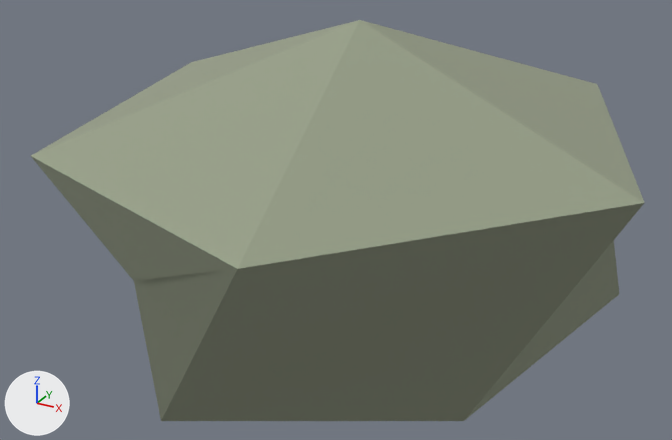
A saved change to the glTF model public/models/woody-kit/sand-sage-far.glb.
One viewpoint serves both versions: a 50 mm camera at (0.619, -1.211, 1.217) aimed at (-0.031, -0.029, 0.626). Lighting does not change. The marker at lower left points along +X, +Y and +Z. The first picture is the older version. Where no turn or scale is listed for an object, it has been applied to the vertices. Vertices at exactly the same position are counted once.

The first picture shows 'sand-sage-far / foliage'.
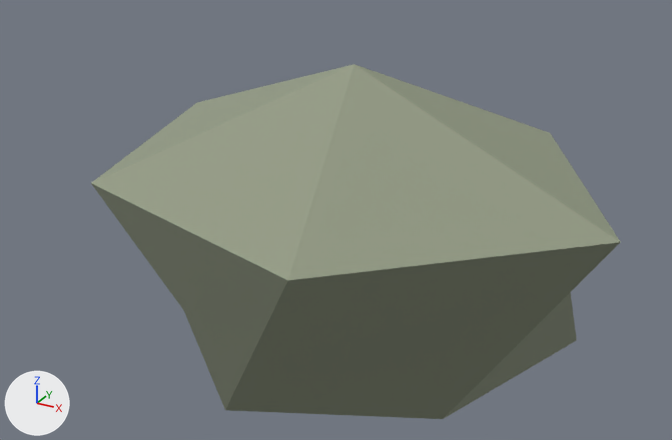
Pixel boxes [x1, y1, x2, y2] of what changed, in the pictures (672 x 440 px):
'sand-sage-far / foliage', reshaped (14% narrower, 11% shorter): before [31, 20, 644, 421]; after [91, 64, 620, 419]

What changed in the scene script:
```text
Change me_sand_sage_far___foliage:
    used by ob_sand_sage_far___foliage; location = (0.0, 0.0, 0.0)
    remove me_sand_sage_far___foliage.from_pydata(...)  # 14 vertices, 24 faces; spans x -0.414..0.446, y -0.503..0.491, z 0.354..0.937
    add me_sand_sage_far___foliage.from_pydata(...)  # 14 vertices, 24 faces; spans x -0.361..0.423, y -0.397..0.326, z 0.303..0.877
    me_sand_sage_far___foliage part 1
    me_sand_sage_far___foliage.vertices[0].co: (-0.009, 0.004, 0.354) -> (-0.005, -0.02, 0.303)
    me_sand_sage_far___foliage.vertices[1].co: (0.375, 0.194, 0.494) -> (0.333, 0.115, 0.436)  # pixel (619, 294) -> pixel (576, 340)
    me_sand_sage_far___foliage.vertices[2].co: (0.043, 0.491, 0.493) -> (0.041, 0.326, 0.434)
    me_sand_sage_far___foliage.vertices[3].co: (-0.359, 0.313, 0.498) -> (-0.321, 0.205, 0.442)
    me_sand_sage_far___foliage.vertices[4].co: (-0.343, -0.161, 0.5) -> (-0.27, -0.125, 0.446)  # pixel (133, 280) -> pixel (183, 310)
    me_sand_sage_far___foliage.vertices[5].co: (-0.057, -0.447, 0.499) -> (-0.045, -0.325, 0.444)  # pixel (161, 421) -> pixel (225, 410)
    me_sand_sage_far___foliage.vertices[6].co: (0.281, -0.252, 0.493) -> (0.226, -0.184, 0.434)  # pixel (463, 421) -> pixel (442, 419)
    me_sand_sage_far___foliage.vertices[7].co: (0.268, 0.338, 0.797) -> (0.231, 0.209, 0.743)  # pixel (597, 84) -> pixel (549, 132)
    me_sand_sage_far___foliage.vertices[8].co: (-0.118, 0.451, 0.787) -> (-0.098, 0.287, 0.726)
    me_sand_sage_far___foliage.vertices[9].co: (-0.414, 0.124, 0.8) -> (-0.361, 0.065, 0.747)  # pixel (191, 62) -> pixel (197, 102)
    me_sand_sage_far___foliage.vertices[10].co: (-0.317, -0.366, 0.79) -> (-0.285, -0.292, 0.731)  # pixel (30, 155) -> pixel (90, 183)
    me_sand_sage_far___foliage.vertices[11].co: (0.114, -0.503, 0.784) -> (0.109, -0.397, 0.721)  # pixel (237, 268) -> pixel (288, 280)
    me_sand_sage_far___foliage.vertices[12].co: (0.446, -0.13, 0.788) -> (0.423, -0.122, 0.728)  # pixel (644, 202) -> pixel (620, 242)
    me_sand_sage_far___foliage.vertices[13].co: (-0.009, 0.004, 0.937) -> (-0.005, -0.02, 0.877)  # pixel (359, 19) -> pixel (354, 64)
```
